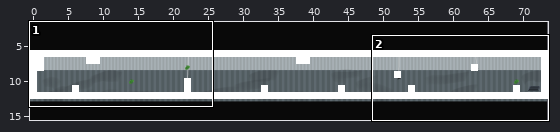
An edit to a level. Tiled map, tiled/Project2.tmx. Above, an overview of the earlier version with the close-up marked.
Close-up. The starting point:
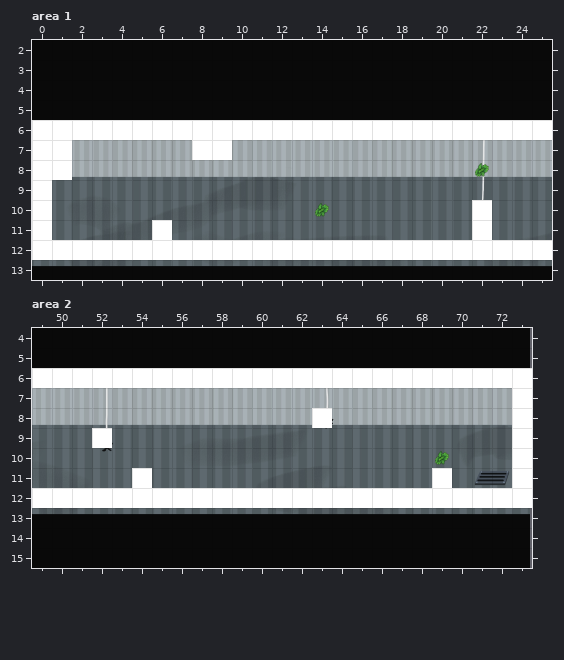
Cells are 182x182 px. Shown: area 1 x 0..25, y 2..13; area 2 x 49..73, y 4..15. The commit also changed other parts of the map, which this record leaves out.
And afterwards:
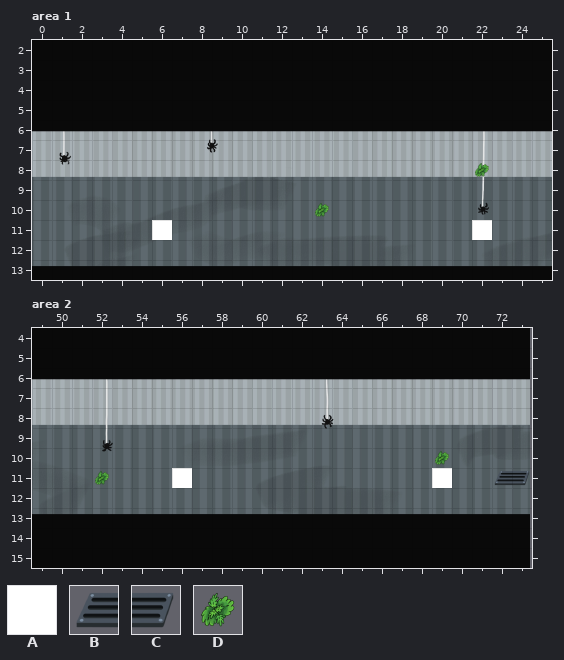
Key: from "Collision": A 0; from "entrada_ventilacio": B 0, C 1; from "herba": D 0.
_ is an empty cell, # one hidden under a higher layer.
The edit:
Layer "Collisions_aranyes" (now hidden), area 1:
y 7: x 1 A -> _; x 8..9 AA -> __
y 8: x 1 A -> _
y 10: x 22 A -> _
Layer "Collisions" (now hidden), area 1:
y 6: x 0..25 AAAAAAAAAAAAAAAAAAAAAAAAAA -> __________________________
y 7..11: x 0 A -> _
y 12: x 0..25 AAAAAAAAAAAAAAAAAAAAAAAAAA -> __________________________
Layer "Collisions_aranyes" (now hidden), area 2:
y 8: x 63 A -> _
y 9: x 52 A -> _
Layer "Tiles_herba", area 2:
y 11: x 52 _ -> D
y 12: x 52 # -> _
Layer "Tiles", area 2:
y 11: x 71..73 BC_ -> _BC
Layer "Collisions_rata", area 2:
y 11: x 54 A -> _; x 56 _ -> A
Layer "Collisions" (now hidden), area 2:
y 6: x 49..73 AAAAAAAAAAAAAAAAAAAAAAAAA -> _________________________
y 7..11: x 73 A -> _
y 12: x 49..73 AAAAAAAAAAAAAAAAAAAAAAAAA -> _________________________
Where, in picture pixels (left, top, right, bottom), the same in both close-ups:
removed: (32, 120, 552, 260)
changed: (32, 368, 532, 508)
